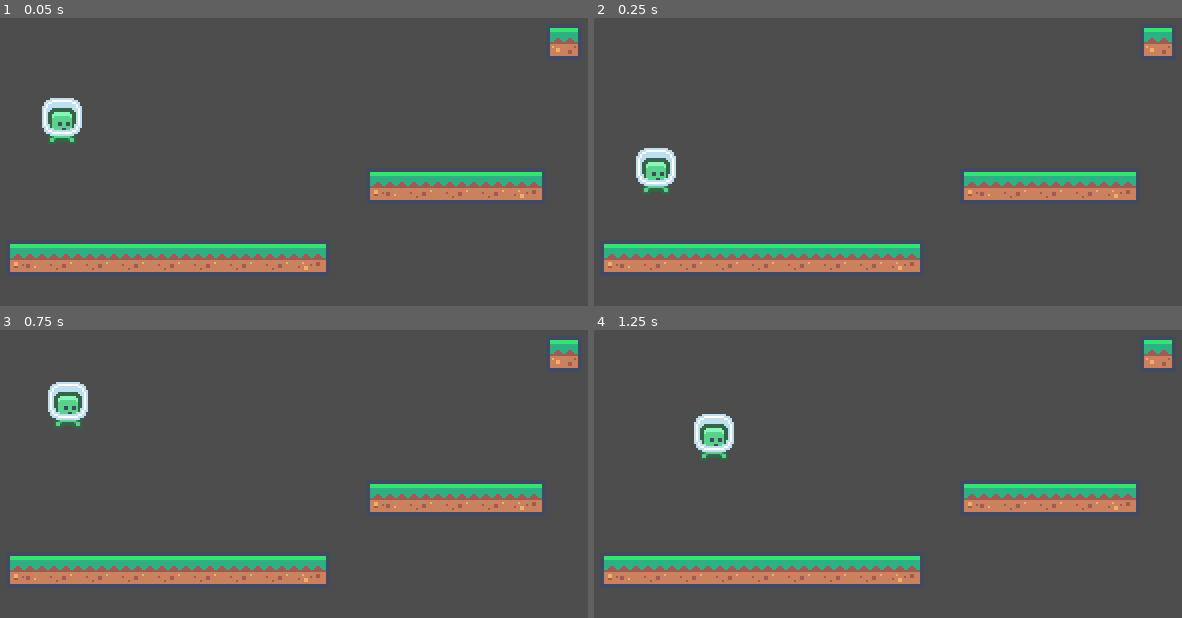
Above: before the commit, frames 1-4 (two rows, left to right).
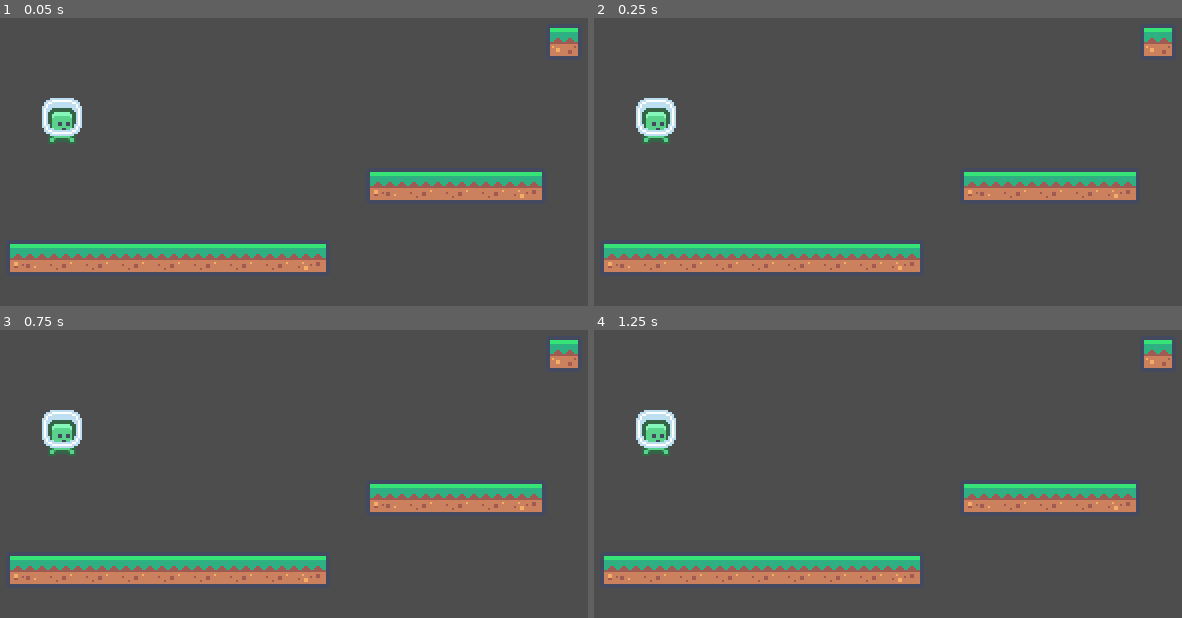
Above: after the commit, the same moments.

Repository: drusin/godot-example-jump-n-run
Game: Godot game, scene res://game_scene.tscn
The game is run twice, just before and just after one commit, with the same random seed, the same clock (stepped at 60 frames per second) and the same inputs.
Inputs:
- Up to frame 1 (0.05 s): no input
- Up to frame 2 (0.25 s): no input
- Up to frame 3 (0.75 s): tap Enter (ui_accept) at 0.5, 0.6 s; hold Right (ui_right) from 0.53 s (still down)
- Up to frame 4 (1.25 s): keep holding Right (ui_right); tap Enter (ui_accept) at 0.77, 1.07 s

Frame 1 is identical in both runs. In frame 2, 1.8% of the frame differs, in the area x 7-14%, y 27-62%; in frame 3, 1.5%; in frame 4, 1.8%.

Commit message:
added coyote time

Diff:
--- a/jump-n-run/player/air.gd
+++ /dev/null
@@ -1,16 +0,0 @@
-extends PlayerState
-
-
-func enter(_data = null) -> void:
-	animation_player.play(name)
-
-
-func physics_process(delta: float) -> void:
-	if player.is_on_floor():
-		switch.emit(name, "Running", null)
-		return
-	player.velocity += player.get_gravity() * delta
-	var direction = Input.get_axis("ui_left", "ui_right")
-	if direction != 0:
-		sprite.flip_h = direction > 0
-	player.velocity.x = lerpf(player.velocity.x, player.MAX_SPEED * direction, player.ACCELERATION_AIR * delta)
--- a/jump-n-run/player/idle.gd
+++ /dev/null
@@ -1,17 +0,0 @@
-extends PlayerState
-
-
-func enter(_data = null) -> void:
-	animation_player.play(name)
-
-
-func process(_delta: float) -> void:
-	if not Input.get_axis("ui_left", "ui_right") or not player.velocity.x == 0:
-		switch.emit(name, "Running", null)
-	if Input.is_action_just_pressed("ui_accept"):
-		switch.emit(name, "Jumping", null)
-
-
-func physics_process(_delta: float) -> void:
-	if not player.is_on_floor():
-		switch.emit(name, "Air", null)
--- a/jump-n-run/player/jumping.gd
+++ /dev/null
@@ -1,8 +0,0 @@
-extends PlayerState
-
-const JUMP_VELOCITY = -400.0
-
-
-func physics_process(_delta: float) -> void:
-	player.velocity.y = JUMP_VELOCITY
-	switch.emit(name, "Air", null)
--- a/jump-n-run/player/player.gd
+++ b/jump-n-run/player/player.gd
@@ -1,13 +1,14 @@
 extends CharacterBody2D
 
-const ACCELERATION_FLOOR = 5.0
-const DECELERATION_FLOOR = 10.0
-const ACCELERATION_AIR = 1.0
-const MAX_SPEED = 150.0
-const JUMP_VELOCITY = -400.0
+const ACCELERATION_FLOOR := 5.0
+const DECELERATION_FLOOR := 10.0
+const ACCELERATION_AIR := 1.0
+const MAX_SPEED := 150.0
+const JUMP_VELOCITY := -400.0
+const COYOTE_TIME := 0.1
 
 
-func _physics_process(delta: float) -> void:
+func _physics_process(_delta: float) -> void:
 	# Add the gravity.
 	#if not is_on_floor():
 		#velocity += get_gravity() * delta
--- a/jump-n-run/player/player.tscn
+++ b/jump-n-run/player/player.tscn
@@ -1,12 +1,26 @@
-[gd_scene load_steps=13 format=3 uid="uid://4sv3s2lr7p00"]
+[gd_scene load_steps=9 format=3 uid="uid://4sv3s2lr7p00"]
 
 [ext_resource type="Script" path="res://player/player.gd" id="1_af45o"]
 [ext_resource type="Texture2D" uid="uid://dr2vkbctcntmw" path="res://assets/tilemap-characters_packed.png" id="1_w8i4p"]
-[ext_resource type="Script" path="res://player/state_machine.gd" id="3_g0p6e"]
-[ext_resource type="Script" path="res://player/idle.gd" id="4_3w3ym"]
-[ext_resource type="Script" path="res://player/air.gd" id="4_08040"]
-[ext_resource type="Script" path="res://player/running.gd" id="6_u3h1p"]
-[ext_resource type="Script" path="res://player/jumping.gd" id="7_et4jn"]
+[ext_resource type="PackedScene" uid="uid://5y526683fn7t" path="res://player/state_machine/state_machine.tscn" id="3_i0gnj"]
+
+[sub_resource type="Animation" id="Animation_cigb2"]
+resource_name = "Air"
+length = 0.001
+loop_mode = 2
+step = 0.25
+tracks/0/type = "value"
+tracks/0/imported = false
+tracks/0/enabled = true
+tracks/0/path = NodePath("Sprite2D:frame")
+tracks/0/interp = 1
+tracks/0/loop_wrap = true
+tracks/0/keys = {
+"times": PackedFloat32Array(0),
+"transitions": PackedFloat32Array(1),
+"update": 1,
+"values": [1]
+}
 
 [sub_resource type="Animation" id="Animation_vmlly"]
 resource_name = "Idle"
@@ -24,24 +38,6 @@
 "transitions": PackedFloat32Array(1),
 "update": 1,
 "values": [0]
-}
-
-[sub_resource type="Animation" id="Animation_cigb2"]
-resource_name = "Air"
-length = 0.001
-loop_mode = 2
-step = 0.25
-tracks/0/type = "value"
-tracks/0/imported = false
-tracks/0/enabled = true
-tracks/0/path = NodePath("Sprite2D:frame")
-tracks/0/interp = 1
-tracks/0/loop_wrap = true
-tracks/0/keys = {
-"times": PackedFloat32Array(0),
-"transitions": PackedFloat32Array(1),
-"update": 1,
-"values": [1]
 }
 
 [sub_resource type="Animation" id="Animation_6id1g"]
@@ -91,21 +87,8 @@
 [node name="CollisionShape2D" type="CollisionShape2D" parent="."]
 shape = SubResource("CapsuleShape2D_mdg58")
 
-[node name="StateMachine" type="Node" parent="." node_paths=PackedStringArray("player", "animation_player", "sprite", "initial_state")]
-script = ExtResource("3_g0p6e")
+[node name="StateMachine" parent="." node_paths=PackedStringArray("player", "animation_player", "sprite", "initial_state") instance=ExtResource("3_i0gnj")]
 player = NodePath("..")
 animation_player = NodePath("../AnimationPlayer")
 sprite = NodePath("../Sprite2D")
 initial_state = NodePath("Idle")
-
-[node name="Air" type="Node" parent="StateMachine"]
-script = ExtResource("4_08040")
-
-[node name="Idle" type="Node" parent="StateMachine"]
-script = ExtResource("4_3w3ym")
-
-[node name="Running" type="Node" parent="StateMachine"]
-script = ExtResource("6_u3h1p")
-
-[node name="Jumping" type="Node" parent="StateMachine"]
-script = ExtResource("7_et4jn")
--- a/jump-n-run/player/player_state.gd
+++ /dev/null
@@ -1,6 +0,0 @@
-class_name PlayerState
-extends State
-
-var player: CharacterBody2D
-var animation_player: AnimationPlayer
-var sprite: Sprite2D
--- a/jump-n-run/player/running.gd
+++ /dev/null
@@ -1,33 +0,0 @@
-extends PlayerState
-
-func enter(_data = null) -> void:
-	animation_player.play(name)
-
-
-func physics_process(delta: float) -> void:
-	if not player.is_on_floor():
-		switch.emit(name, "Air", null)
-		return
-	if Input.is_action_just_pressed("ui_accept"):
-		switch.emit(name, "Jumping", null)
-		return
-
-	var direction := Input.get_axis("ui_left", "ui_right")
-	if direction == 0:
-		if abs(player.velocity.x) < 1:
-			player.velocity.x = 0
-			switch.emit(name, "Idle", null)
-			return
-		else:
-			_decelerate(delta)
-	else:
-		_accelerate(direction, delta)
-
-
-func _decelerate(delta: float) -> void:
-	player.velocity.x = lerpf(player.velocity.x, 0, player.DECELERATION_FLOOR * delta)
-
-
-func _accelerate(direction: float, delta: float) -> void:
-	sprite.flip_h = direction > 0
-	player.velocity.x = lerpf(player.velocity.x, direction * player.MAX_SPEED, player.ACCELERATION_FLOOR * delta)
--- a/jump-n-run/player/state_machine.gd
+++ /dev/null
@@ -1,40 +0,0 @@
-extends Node
-
-@export var player: CharacterBody2D
-@export var animation_player: AnimationPlayer
-@export var sprite: Sprite2D
-@export var initial_state: State
-
-var _states: Array[PlayerState] = []
-var _current_state: PlayerState
-
-
-func _ready() -> void:
-	_current_state = initial_state
-	for child: PlayerState in get_children():
-		if not child is PlayerState:
-			continue
-		_states.append(child)
-		child.switch.connect(_switch)
-		child.player = player
-		child.animation_player = animation_player
-		child.sprite = sprite
-
-
-func _switch(from: String, to: String, data) -> void:
-	for child: PlayerState in _states:
-		if child.name == from:
-			child.exit()
-		elif child.name == to:
-			child.enter(data)
-			_current_state = child
-	print("moved from " + from + " to " + to)
-
-
-func _process(delta: float) -> void:
-	if (_current_state):
-		_current_state.process(delta)
-
-func _physics_process(delta: float) -> void:
-	if (_current_state):
-		_current_state.physics_process(delta)
--- a/jump-n-run/state.gd
+++ b/jump-n-run/state.gd
@@ -13,7 +13,8 @@
 
 
 func enter(_data = null) -> void:
-	pass
+	# get rid of the stupid unused warning...
+	switch.is_null()
 
 
 func exit(_data = null) -> void:
